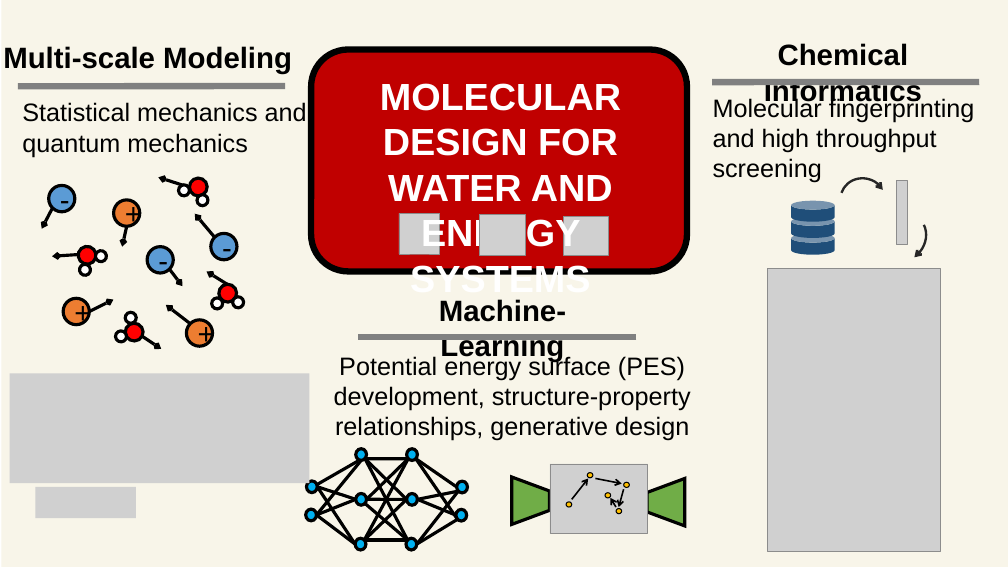
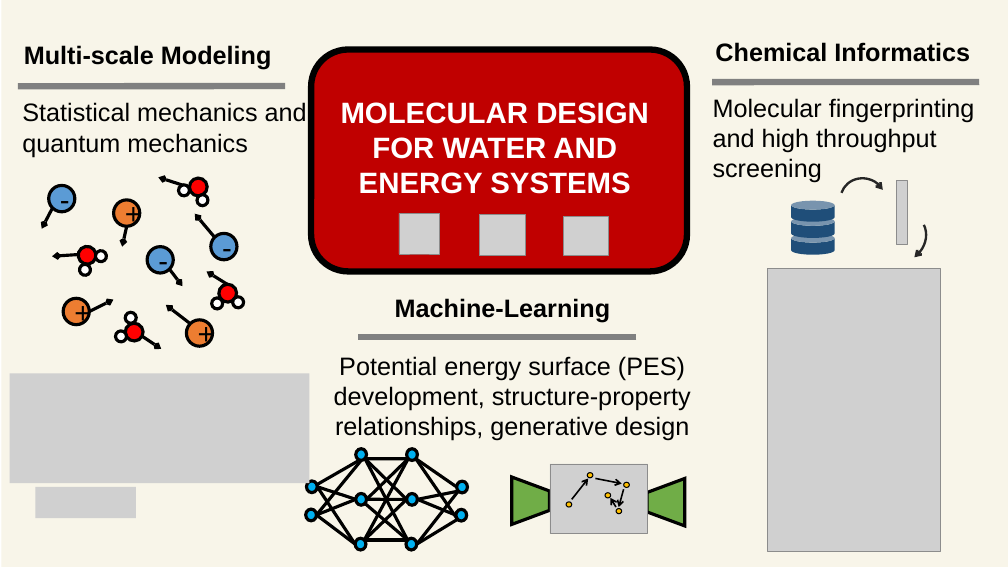
Before and after one commit to YueGroup/yuegroup.github.io, a slide deck: slide 1 of images/graphics.pptx. Drawn at 1008x567 pixels with LibreOffice and Linux fonts; fonts in the diff are those of the drawing; grey boxes stand for pictures. Boxes give left, top, right and bottom in pixels: in the first picture for what was removed or moved away, otherwise in the second. Text is boxed around its words. In the diff, an @@ line names an element or a change of style, - is before the commit and + after.

```diff
--- a/images/graphics.pptx
+++ b/images/graphics.pptx
@@ text "MOLECULAR DESIGN FOR WATER AND ...": place and size @@
-text "MOLECULAR DESIGN FOR WATER AND ..." at bbox=[380, 83, 621, 275]
+text "MOLECULAR DESIGN FOR WATER AND ..." at bbox=[341, 102, 649, 194]
@@ text "MOLECULAR DESIGN FOR WATER AND ..." at bbox=[341, 102, 649, 194]: size 36 to 28 pt @@
@@ size 28 to 24 pt in 3 elements at bbox=[24, 45, 271, 70], bbox=[715, 42, 970, 62], bbox=[395, 298, 611, 322] @@
```
Also in this commit, not shown: 11 other files.
